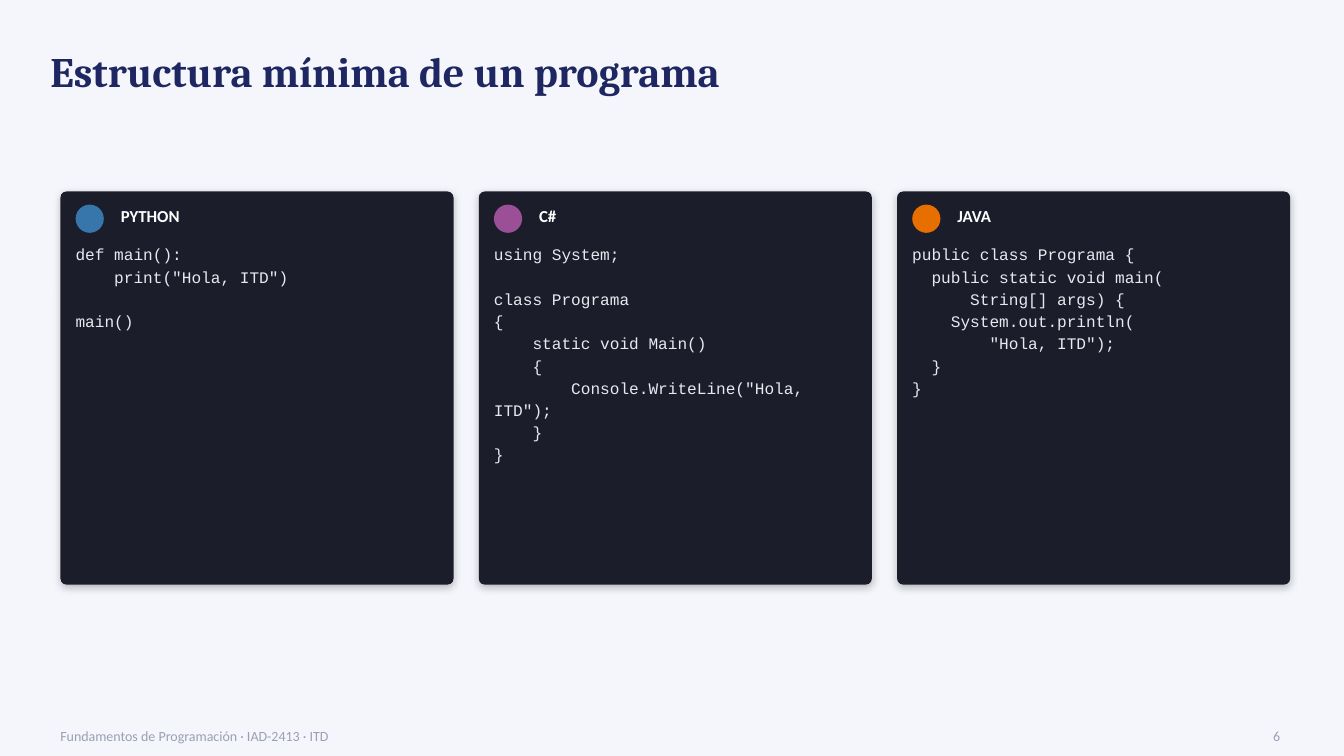
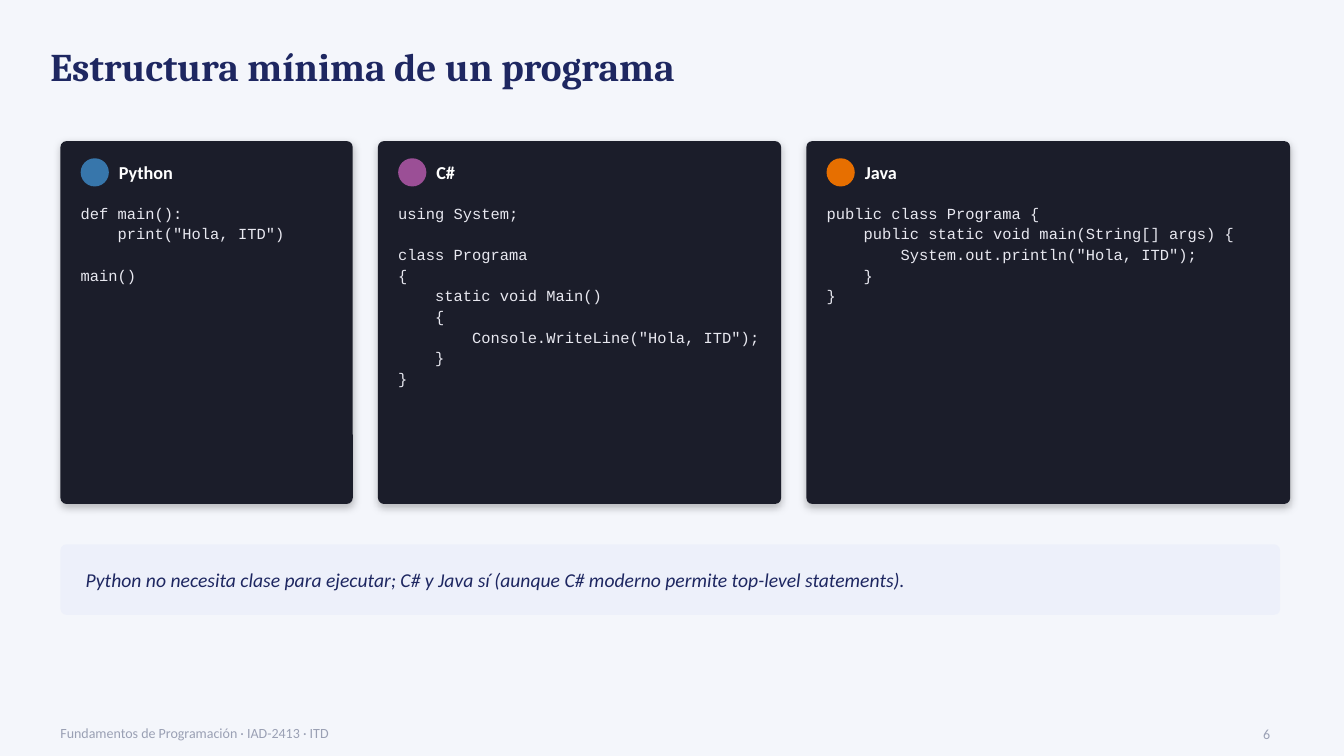
Before and after one commit to svalher/Fundamentos_de_Programacion_para_IIA, a slide deck: slide 6 of Fundamentos de Programación IA/Unidad 1/Material Unidad 1/Unidad1_Fundamentos_Programacion.pptx. Drawn at 1344x756 pixels with LibreOffice and Linux fonts; fonts in the diff are those of the drawing. Boxes give left, top, right and bottom in pixels: in the first picture for what was removed or moved away, otherwise in the second. Text is boxed around its words. In the diff, an @@ line names an element or a change of style, - is before the commit and + after.

```diff
--- a/Fundamentos de Programación IA/Unidad 1/Material Unidad 1/Unidad1_Fundamentos_Programacion.pptx
+++ b/Fundamentos de Programación IA/Unidad 1/Material Unidad 1/Unidad1_Fundamentos_Programacion.pptx
@@ text "Estructura mínima de un programa" at [50,53,674,90]: size 30 to 28 pt @@
@@ proportions changed in 3 elements at [807,141,1291,504], [378,141,781,504], [60,141,353,504] @@
@@ rounded rectangle: place and size @@
-rounded rectangle at [60,192,454,585]
+rounded rectangle at [60,141,353,504]
@@ rounded rectangle: place and size @@
-rounded rectangle at [479,192,872,585]
+rounded rectangle at [378,141,781,504]
@@ rounded rectangle: place and size @@
-rounded rectangle at [897,192,1291,585]
+rounded rectangle at [807,141,1291,504]
@@ ellipse: place and size @@
-ellipse at [76,205,104,233]
+ellipse at [81,158,109,187]
@@ text at [119,166,173,182]: text changed; size 12 to 13 pt @@
-PYTHON
+Python
@@ ellipse: place and size @@
-ellipse at [494,205,522,233]
+ellipse at [398,158,426,187]
@@ text "C#": place and size @@
-text "C#" at [539,210,556,222]
+text "C#" at [436,166,455,179]
@@ text "C#" at [436,166,455,179]: size 12 to 13 pt @@
@@ ellipse: place and size @@
-ellipse at [912,205,941,233]
+ellipse at [827,158,855,187]
@@ text at [865,167,897,179]: text changed; size 12 to 13 pt @@
-JAVA
+Java
@@ text "def main():": place and size @@
-text "def main():" at [76,249,288,331]
+text "def main():" at [81,208,284,284]
@@ text "def main():" at [81,208,284,284]: size 11.5 to 11 pt; line spacing 1.15 to 1.12 @@
@@ text "using System;" at [398,208,760,346]: size 11.5 to 11 pt; line spacing 1.15 to 1.12 @@
@@ text "using System;": place and size @@
-text "using System;" at [494,249,803,420]
+text "using System;" at [398,208,760,346]
@@ text at [827,208,1021,222]: size 11.5 to 11 pt in "public class Programa {", "}", "}"; line spacing 1.15 to 1.12 @@
@@ text "public class Programa {": place and size @@
-text "public class Programa {" at [912,249,1163,353]
+text "public class Programa {" at [827,208,1215,263]
@@ text at [864,228,1215,263]: text changed; size 11.5 to 11 pt @@
-public static void main(
-String[] args) {
-System.out.println(
-"Hola, ITD");
+public static void main(String[] args) {
+System.out.println("Hola, ITD");
@@ rounded rectangle added at [60,544,1280,615], fill #EDF0FA @@
@@ text added at [86,573,904,591], 14 pt, text #1E2761, italic @@
+Python no necesita clase para ejecutar; C# y Java sí (aunque C# moderno permite top-level statements).
@@ page number: place and size @@
-page number at [1273,732,1280,741]
+page number at [1263,730,1270,739]
@@ page number at [1263,730,1270,739]: vertical alignment middle to top @@
```
Also in this commit, not shown: 13 other slides changed, 7 slides added, 2 other files.
